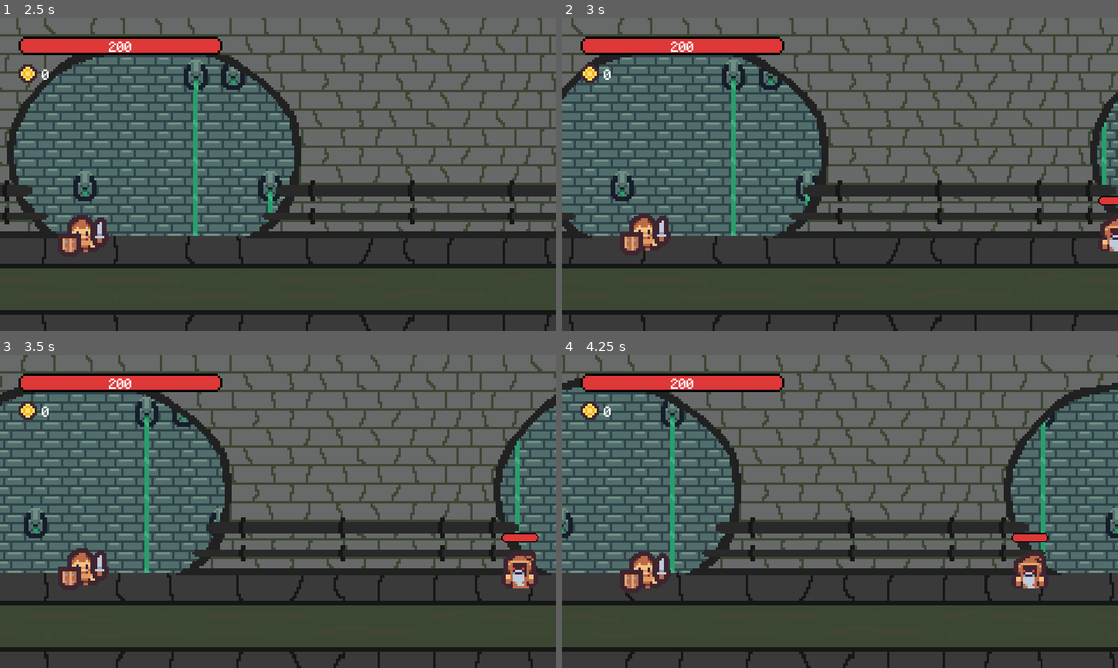
Above: before the commit, frames 1-4 (two rows, left to right).
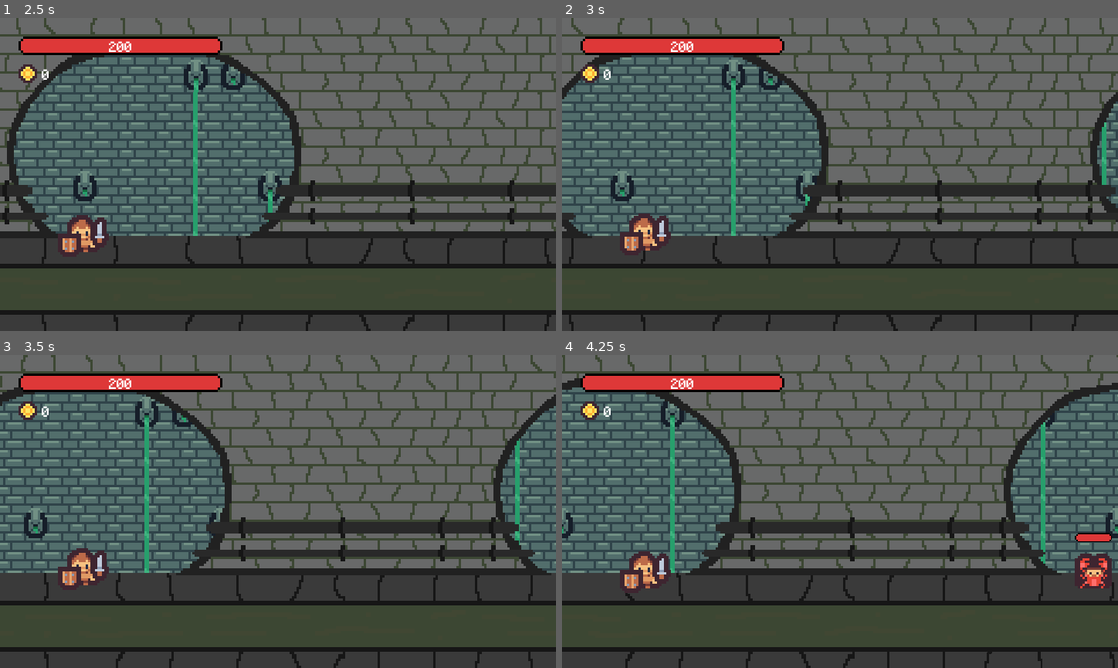
Above: after the commit, the same moments.

Repository: antronomo/RunningHalls
Game: Godot game, scene res://UIs/MenuScene.tscn
Same seed, same stepped clock (60 frames per second), same inputs: the game is played once before the commit and once after it.
Inputs:
- Up to frame 1 (2.5 s): click "START" at 0.5 s; click "NEW GAME" at 1.25 s
- Up to frame 2 (3 s): no input
- Up to frame 3 (3.5 s): no input
- Up to frame 4 (4.25 s): no input

Frame 1 is identical in both runs. In frame 2, 0.4% of the frame differs, in the area x 96-100%, y 56-75%; in frame 3, 0.7%; in frame 4, 1.4%, in the area x 80-99%, y 56-75%.

Commit message:
Cambio de generador de oleadas: Este commit tiene como principal cambio la manera en la que se generan enemigos, ahora, se generan siguiendo estos pasos: 	-Se elige un grupo de enemigos al azar (un Array de enemigos escritos a mano) 	-Se generan las olas 	-Invocan las olas 	-vuelve a llamar a un grupo de enemigos y vuelta a empezar Eso no significa que el juego tenga un aumento en la dificultad, eso debería ser en el siguiente commit, que aparte, incluirá la posibilidad de generar jefes (los mismos enemigos pero mas grandes y estadísticas aumentadas)
Cambios menores:
-Los enemigos murciélago, rata, araña y vampiro añadidos al juego, aunque falta re-ajustar sus estadísticas.
-GLOBAS.GD ahora devuelve la información de la partida guardad con formato JSON.
-Ideas.txt, Tareas.txt actualizados movidos a la carpeta llamada Ideas, también se ha añadido el archivo: RunningHalls.lorein, solo se puede abrir con el programa lorein, básicamente una pizarra donde dibujo mis ideas.
-CoreComponent.gd tiene una nueva señal: ‘low_life’ que es lanzada con verdadero o falso si la vida está por debajo del 50% de la vida máxima.
-Enemy.gd ahora tiene en comentarios las instrucciones para montar nuevos enemigos.
-EnemyListNode.gd: un nuevo nodo donde guardo la lista de los grupos de los enemigos.
-EnemySpawner.gd: cambiado las funciones para el nuevo generador de olas y padre del EnemyListNode.
-PlayerStats.gd: cambio en la manera de poner los signos, básicamente hace los mismo pero escrito de otra manera.
-Creditos.txt ha sido actualizado
-README.txt pasa a README.md

Diff:
--- a/Auto/CurrentGame.gd
+++ b/Auto/CurrentGame.gd
@@ -2,7 +2,7 @@
 
 
 const SAVEFILE : String = "user://SAVEFILE.save"
-const CurrentVersion : String = "0.0.1"
+const CurrentVersion : String = "0.0.0.21"
 const DefaultGameData : Dictionary = {
 	"game_info" : {
 		"game_version" : CurrentVersion,
--- a/Auto/GLOBALS.gd
+++ b/Auto/GLOBALS.gd
@@ -12,7 +12,7 @@
 
 func _input(event) -> void:
 	if event.is_action_pressed("infor"):
-		print(str(current_game.duplicate()))
+		print(JSON.print(current_game.duplicate(), "\t"))
 
 
 # FUNCIONES CON CurrentGame.gd -------------------------------------------------------------
--- a/Components/EnemySpawner.tscn
+++ b/Components/EnemySpawner.tscn
@@ -1,6 +1,13 @@
-[gd_scene load_steps=2 format=2]
+[gd_scene load_steps=3 format=2]
 
 [ext_resource path="res://Scripts/EnemySpawner.gd" type="Script" id=1]
+[ext_resource path="res://Scripts/EnemyListNode.gd" type="Script" id=2]
 
 [node name="EnemySpawner" type="Position2D"]
 script = ExtResource( 1 )
+
+[node name="EnemyListNode" type="Node" parent="."]
+script = ExtResource( 2 )
+
+[connection signal="enemy_list_ended" from="." to="." method="_on_EnemySpawner_enemy_list_ended"]
+[connection signal="wave_ended" from="." to="." method="_on_EnemySpawner_wave_ended"]
--- /dev/null
+++ b/Enemies/Bat.tscn
@@ -0,0 +1,63 @@
+[gd_scene load_steps=10 format=2]
+
+[ext_resource path="res://Scripts/Bat.gd" type="Script" id=1]
+[ext_resource path="res://Components/HealthBar.tscn" type="PackedScene" id=2]
+[ext_resource path="res://Assets/img/Bat.png" type="Texture" id=3]
+[ext_resource path="res://Scripts/EnemyStats.gd" type="Script" id=4]
+
+[sub_resource type="AtlasTexture" id=1]
+atlas = ExtResource( 3 )
+region = Rect2( 0, 0, 16, 16 )
+
+[sub_resource type="AtlasTexture" id=2]
+atlas = ExtResource( 3 )
+region = Rect2( 16, 0, 16, 16 )
+
+[sub_resource type="SpriteFrames" id=3]
+animations = [ {
+"frames": [ SubResource( 1 ), SubResource( 2 ) ],
+"loop": true,
+"name": "default",
+"speed": 2.0
+} ]
+
+[sub_resource type="CircleShape2D" id=6]
+radius = 8.0
+
+[sub_resource type="RectangleShape2D" id=5]
+extents = Vector2( 8, 8 )
+
+[node name="Bat" type="RigidBody2D"]
+collision_layer = 4
+script = ExtResource( 1 )
+my_name = "Bat"
+
+[node name="AnimatedSprite" type="AnimatedSprite" parent="."]
+position = Vector2( 0, -8 )
+frames = SubResource( 3 )
+frame = 1
+playing = true
+
+[node name="CollisionShape2D" type="CollisionShape2D" parent="."]
+position = Vector2( 0, -8 )
+shape = SubResource( 6 )
+
+[node name="CoreComponent" type="Area2D" parent="."]
+collision_layer = 4
+collision_mask = 2
+script = ExtResource( 4 )
+max_life = 50
+attack = 10
+defense = 10
+
+[node name="CollisionShape2D2" type="CollisionShape2D" parent="CoreComponent"]
+position = Vector2( 0, -8 )
+shape = SubResource( 5 )
+
+[node name="HealthBar" parent="." instance=ExtResource( 2 )]
+margin_left = -8.0
+margin_top = -24.0
+margin_right = 8.0
+margin_bottom = -20.0
+
+[connection signal="area_entered" from="CoreComponent" to="CoreComponent" method="_on_CoreComponent_area_entered"]
--- a/Enemies/Humacean.tscn
+++ b/Enemies/Humacean.tscn
@@ -1,6 +1,6 @@
 [gd_scene load_steps=10 format=2]
 
-[ext_resource path="res://Scripts/CoreComponent.gd" type="Script" id=1]
+[ext_resource path="res://Scripts/EnemyStats.gd" type="Script" id=1]
 [ext_resource path="res://Scripts/Humacean.gd" type="Script" id=2]
 [ext_resource path="res://Assets/img/Crab.png" type="Texture" id=3]
 [ext_resource path="res://Components/HealthBar.tscn" type="PackedScene" id=4]
@@ -46,7 +46,7 @@
 collision_layer = 4
 collision_mask = 2
 script = ExtResource( 1 )
-max_life = 100
+max_life = 50
 attack = 15
 defense = 10
 
--- /dev/null
+++ b/Enemies/Rat.tscn
@@ -0,0 +1,78 @@
+[gd_scene load_steps=12 format=2]
+
+[ext_resource path="res://Assets/img/Rats.png" type="Texture" id=1]
+[ext_resource path="res://Scripts/Rat.gd" type="Script" id=2]
+[ext_resource path="res://Scripts/EnemyStats.gd" type="Script" id=3]
+[ext_resource path="res://Components/HealthBar.tscn" type="PackedScene" id=4]
+
+[sub_resource type="AtlasTexture" id=1]
+atlas = ExtResource( 1 )
+region = Rect2( 0, 0, 16, 8 )
+
+[sub_resource type="AtlasTexture" id=2]
+atlas = ExtResource( 1 )
+region = Rect2( 16, 0, 16, 8 )
+
+[sub_resource type="AtlasTexture" id=3]
+atlas = ExtResource( 1 )
+region = Rect2( 0, 8, 16, 8 )
+
+[sub_resource type="AtlasTexture" id=4]
+atlas = ExtResource( 1 )
+region = Rect2( 16, 8, 16, 8 )
+
+[sub_resource type="SpriteFrames" id=5]
+animations = [ {
+"frames": [ SubResource( 1 ), SubResource( 2 ) ],
+"loop": true,
+"name": "Brown",
+"speed": 2.0
+}, {
+"frames": [ SubResource( 3 ), SubResource( 4 ) ],
+"loop": true,
+"name": "Silver",
+"speed": 2.0
+} ]
+
+[sub_resource type="CircleShape2D" id=8]
+radius = 4.0
+
+[sub_resource type="RectangleShape2D" id=7]
+extents = Vector2( 4, 8.00001 )
+
+[node name="Rat" type="RigidBody2D"]
+collision_layer = 4
+script = ExtResource( 2 )
+my_name = "Rat"
+
+[node name="AnimatedSprite" type="AnimatedSprite" parent="."]
+position = Vector2( 0, -4 )
+frames = SubResource( 5 )
+animation = "Brown"
+playing = true
+
+[node name="CollisionShape2D" type="CollisionShape2D" parent="."]
+position = Vector2( 0, -4 )
+rotation = 1.5708
+shape = SubResource( 8 )
+
+[node name="CoreComponent" type="Area2D" parent="."]
+collision_layer = 4
+collision_mask = 2
+script = ExtResource( 3 )
+max_life = 50
+attack = 10
+defense = 10
+
+[node name="CollisionShape2D" type="CollisionShape2D" parent="CoreComponent"]
+position = Vector2( -2.38419e-07, -4 )
+rotation = 1.5708
+shape = SubResource( 7 )
+
+[node name="HealthBar" parent="." instance=ExtResource( 4 )]
+margin_left = -8.0
+margin_top = -16.0
+margin_right = 8.0
+margin_bottom = -12.0
+
+[connection signal="area_entered" from="CoreComponent" to="CoreComponent" method="_on_CoreComponent_area_entered"]
--- /dev/null
+++ b/Enemies/Spider.tscn
@@ -0,0 +1,63 @@
+[gd_scene load_steps=10 format=2]
+
+[ext_resource path="res://Components/HealthBar.tscn" type="PackedScene" id=1]
+[ext_resource path="res://Assets/img/Spider.png" type="Texture" id=2]
+[ext_resource path="res://Scripts/Spider.gd" type="Script" id=3]
+[ext_resource path="res://Scripts/EnemyStats.gd" type="Script" id=4]
+
+[sub_resource type="AtlasTexture" id=1]
+atlas = ExtResource( 2 )
+region = Rect2( 0, 0, 16, 16 )
+
+[sub_resource type="AtlasTexture" id=2]
+atlas = ExtResource( 2 )
+region = Rect2( 16, 0, 16, 16 )
+
+[sub_resource type="SpriteFrames" id=3]
+animations = [ {
+"frames": [ SubResource( 1 ), SubResource( 2 ) ],
+"loop": true,
+"name": "default",
+"speed": 2.0
+} ]
+
+[sub_resource type="CircleShape2D" id=6]
+radius = 4.0
+
+[sub_resource type="RectangleShape2D" id=5]
+extents = Vector2( 8, 4 )
+
+[node name="Spider" type="RigidBody2D"]
+collision_layer = 4
+script = ExtResource( 3 )
+my_name = "Spider"
+
+[node name="AnimatedSprite" type="AnimatedSprite" parent="."]
+position = Vector2( 0, -8 )
+frames = SubResource( 3 )
+frame = 1
+playing = true
+
+[node name="CollisionShape2D" type="CollisionShape2D" parent="."]
+position = Vector2( 0, -4 )
+shape = SubResource( 6 )
+
+[node name="CoreComponent" type="Area2D" parent="."]
+collision_layer = 4
+collision_mask = 2
+script = ExtResource( 4 )
+max_life = 100
+attack = 15
+defense = 5
+
+[node name="CollisionShape2D" type="CollisionShape2D" parent="CoreComponent"]
+position = Vector2( 0, -4 )
+shape = SubResource( 5 )
+
+[node name="HealthBar" parent="." instance=ExtResource( 1 )]
+margin_left = -8.0
+margin_top = -16.0
+margin_right = 8.0
+margin_bottom = -12.0
+
+[connection signal="area_entered" from="CoreComponent" to="CoreComponent" method="_on_CoreComponent_area_entered"]
--- /dev/null
+++ b/Enemies/Vampire.tscn
@@ -0,0 +1,121 @@
+[gd_scene load_steps=20 format=2]
+
+[ext_resource path="res://Components/HealthBar.tscn" type="PackedScene" id=1]
+[ext_resource path="res://Assets/img/Vampire.png" type="Texture" id=2]
+[ext_resource path="res://Scripts/Vampire.gd" type="Script" id=3]
+[ext_resource path="res://Scripts/EnemyStats.gd" type="Script" id=4]
+
+[sub_resource type="AtlasTexture" id=1]
+atlas = ExtResource( 2 )
+region = Rect2( 32, 0, 16, 16 )
+
+[sub_resource type="AtlasTexture" id=2]
+atlas = ExtResource( 2 )
+region = Rect2( 48, 0, 16, 16 )
+
+[sub_resource type="AtlasTexture" id=3]
+atlas = ExtResource( 2 )
+region = Rect2( 64, 0, 16, 16 )
+
+[sub_resource type="AtlasTexture" id=4]
+atlas = ExtResource( 2 )
+region = Rect2( 80, 0, 16, 16 )
+
+[sub_resource type="AtlasTexture" id=12]
+atlas = ExtResource( 2 )
+region = Rect2( 80, 0, 16, 16 )
+
+[sub_resource type="AtlasTexture" id=13]
+atlas = ExtResource( 2 )
+region = Rect2( 64, 0, 16, 16 )
+
+[sub_resource type="AtlasTexture" id=14]
+atlas = ExtResource( 2 )
+region = Rect2( 48, 0, 16, 16 )
+
+[sub_resource type="AtlasTexture" id=15]
+atlas = ExtResource( 2 )
+region = Rect2( 32, 0, 16, 16 )
+
+[sub_resource type="AtlasTexture" id=5]
+atlas = ExtResource( 2 )
+region = Rect2( 0, 0, 16, 16 )
+
+[sub_resource type="AtlasTexture" id=6]
+atlas = ExtResource( 2 )
+region = Rect2( 16, 0, 16, 16 )
+
+[sub_resource type="AtlasTexture" id=7]
+atlas = ExtResource( 2 )
+region = Rect2( 80, 0, 16, 16 )
+
+[sub_resource type="AtlasTexture" id=8]
+atlas = ExtResource( 2 )
+region = Rect2( 96, 0, 16, 16 )
+
+[sub_resource type="SpriteFrames" id=9]
+animations = [ {
+"frames": [ SubResource( 1 ), SubResource( 2 ), SubResource( 3 ), SubResource( 4 ) ],
+"loop": false,
+"name": "CapuchaTime",
+"speed": 4.0
+}, {
+"frames": [ SubResource( 12 ), SubResource( 13 ), SubResource( 14 ), SubResource( 15 ) ],
+"loop": false,
+"name": "CapuchantTime",
+"speed": 4.0
+}, {
+"frames": [ SubResource( 5 ), SubResource( 6 ) ],
+"loop": true,
+"name": "Walk1",
+"speed": 2.0
+}, {
+"frames": [ SubResource( 7 ), SubResource( 8 ) ],
+"loop": true,
+"name": "Walk2",
+"speed": 2.0
+} ]
+
+[sub_resource type="CircleShape2D" id=16]
+radius = 8.0
+
+[sub_resource type="RectangleShape2D" id=17]
+extents = Vector2( 8, 8 )
+
+[node name="Vampire" type="RigidBody2D"]
+collision_layer = 4
+script = ExtResource( 3 )
+my_name = "Vampire"
+
+[node name="AnimatedSprite" type="AnimatedSprite" parent="."]
+position = Vector2( 0, -8 )
+frames = SubResource( 9 )
+animation = "Walk1"
+frame = 1
+playing = true
+
+[node name="CollisionShape2D" type="CollisionShape2D" parent="."]
+position = Vector2( 0, -8 )
+shape = SubResource( 16 )
+
+[node name="CoreComponent" type="Area2D" parent="."]
+collision_layer = 4
+collision_mask = 2
+script = ExtResource( 4 )
+max_life = 1000
+attack = 20
+defense = 20
+
+[node name="CollisionShape2D" type="CollisionShape2D" parent="CoreComponent"]
+position = Vector2( 0, -8 )
+shape = SubResource( 17 )
+
+[node name="HealthBar" parent="." instance=ExtResource( 1 )]
+margin_left = -8.0
+margin_top = -24.0
+margin_right = 8.0
+margin_bottom = -20.0
+
+[connection signal="animation_finished" from="AnimatedSprite" to="." method="_on_AnimatedSprite_animation_finished"]
+[connection signal="area_entered" from="CoreComponent" to="CoreComponent" method="_on_CoreComponent_area_entered"]
+[connection signal="low_life" from="CoreComponent" to="." method="_on_CoreComponent_low_life"]
--- a/Level/Level0.tscn
+++ b/Level/Level0.tscn
@@ -106,7 +106,7 @@
 position = Vector2( 35, 101 )
 
 [node name="EnemySpawner" parent="." instance=ExtResource( 5 )]
-position = Vector2( 268, 76 )
+position = Vector2( 275, 75 )
 
 [node name="LootManager" type="Node2D" parent="."]
 script = ExtResource( 7 )
--- /dev/null
+++ b/Scripts/Bat.gd
@@ -0,0 +1 @@
+extends Enemy
--- a/Scripts/CoreComponent.gd
+++ b/Scripts/CoreComponent.gd
@@ -14,6 +14,7 @@
 
 
 signal HPStatus
+signal low_life # low_life status become true when life is below 50% of max_life
 
 
 func _ready() -> void:
@@ -25,7 +26,7 @@
 
 # No se usa, no me acuerdo porqué existe esta función
 func get_stats() -> Dictionary:
-	#print('le estats')
+	# print('le estats')
 	return {
 		'life' : max_life,
 		'attack' : attack,
@@ -56,9 +57,9 @@
 
 func set_hp(new_hp : int) -> void:
 	life += new_hp
-	life = int(clamp(life, 0, max_life)) # int() para quitar "float to int" advertencia
+	life = int(clamp(life, 0, max_life)) # int() para quitar la advertencia "float to int"
 	emit_signal('HPStatus', life)
-
+	emit_signal('low_life', false if life > (max_life / 2) else true)
 
 func get_hp() -> int:
 	return life
--- a/Scripts/Enemy.gd
+++ b/Scripts/Enemy.gd
@@ -9,15 +9,13 @@
 
 
 var stats : Dictionary
+var low_life_status : bool = false
 
 
 signal died
 
 
 func _ready() -> void:
-	# var giga : int = randi() % 100 + 1
-	# if giga == 1:
-	# 	print('a '+ my_name +' is the chosen one')
 	connect('died', get_node('../'), 'end_wave')
 
 	stats = $CoreComponent.get_stats()
@@ -40,3 +38,17 @@
 func hecking_die() -> void:
 	emit_signal('died', global_position)
 	queue_free()
+
+
+"""
+La variable low_life_status solo puede ser cambiado por nodos heredados de este,
+ya que es CoreComponent (otro nodo como nodo hijo) quien manda la señal para cmabiar a true/false.
+
+
+PARA MONTAR NUEVOS ENEMIGOS: Como no se automatizar eso, me toca hacer-lo a mano:
+	-nueva escena con Enemy de base y atar un script heredado con su nombre, ajustar colision 3 y mascara 1
+	-añadir una colision redondo como hijo centrar la colision de manera que la parte mas baja esté en y0
+	-añadir CoreComponent como hijo, atar el escript EnemyStats.gd, poner sus estadisticas y ajustar colision 3 y mascara 2
+	-conectar la señal de CoreComponent AreaEntered con CoreComponent
+	-añadir y ajustar el nodo HealthBar como nodo hijo
+"""
--- /dev/null
+++ b/Scripts/EnemyListNode.gd
@@ -0,0 +1,24 @@
+extends Node
+
+
+const dark_wizard : PackedScene = preload("res://Enemies/DarkWizard.tscn")
+const humacean : PackedScene = preload("res://Enemies/Humacean.tscn")
+const ghost : PackedScene = preload("res://Enemies/Ghost.tscn")
+const bat : PackedScene = preload("res://Enemies/Bat.tscn")
+const rat : PackedScene = preload("res://Enemies/Rat.tscn")
+const spider : PackedScene = preload("res://Enemies/Spider.tscn")
+const vampire : PackedScene = preload("res://Enemies/Vampire.tscn")
+
+const enemyGroupsList : Array = [
+	[bat, rat, spider],
+	[humacean, ghost, dark_wizard],
+	[humacean, dark_wizard, vampire],
+	[bat, dark_wizard, vampire]
+]
+
+# const bossesList : Array = []
+
+
+func get_enemy_group() -> Array:
+	var num = randi() % enemyGroupsList.size()
+	return enemyGroupsList[num]
--- a/Scripts/EnemySpawner.gd
+++ b/Scripts/EnemySpawner.gd
@@ -1,103 +1,60 @@
 extends Position2D
 
 
-const dark_wizard : PackedScene = preload("res://Enemies/DarkWizard.tscn")
-const humacean : PackedScene = preload("res://Enemies/Humacean.tscn")
-const ghost : PackedScene = preload("res://Enemies/Ghost.tscn")
+onready var enemy_list_node : Node = $EnemyListNode
+
+# Esta variable y la funcion get_wave() son esenciales si no quieres tocar level0.gd
+onready var le_wave : int = Globals.current_game.game_info.wave
 
 
-onready var wave : int setget set_wave, get_wave
+var wave_list : Array
 
 
 signal generate_loot
 signal wave_ended
-
-
-var token : int
-
-
-var spawn_list : Array = [
-	[dark_wizard,	1],
-	[humacean	,	5],
-	[ghost		,	7]
-]
+signal enemy_list_ended
 
 
 func _ready() -> void:
-	set_wave(Globals.current_game.game_info.wave)
-	token_manager()
-
-
-func set_wave(new_wave : int) -> void:
-	wave = new_wave
+	wave_generator(enemy_list_node.get_enemy_group())
 
 
 func get_wave() -> int:
-	return wave
+	return le_wave
 
 
-func buy_enemies() -> Array:
-	var list : Array = []
+func wave_generator(enemy_list : Array) -> void:
+	var wave_num : int = randi() % 3 + 5
 
-	while token > 0:
-		var num = randi() % spawn_list.size()
+	wave_list = [
+		[enemy_list[0]],
+		[enemy_list[0], enemy_list[0]],
+		[enemy_list[0], enemy_list[1], enemy_list[1]],
+		[enemy_list[1], enemy_list[2], enemy_list[2]],
+		[enemy_list[2]]
+	]
 
-		while spawn_list[num][1] > token:
-			num -= 1
+	if wave_num >= 6:
+		wave_list.append_array([[enemy_list[0], enemy_list[1], enemy_list[2], enemy_list[2]]])
 
-			if token <= 0:
-				# print('woa romper')
-				break
+		if wave_num == 7:
+			wave_list.append_array([[enemy_list[randi() % 3]]])
 
-		token -= spawn_list[num][1]
-		# print(str(token))
-		list.insert(list.size(), spawn_list[num][0])
-
-	list.sort()
-	# print(str(list))
-	return list
+	# print(str(wave_num), str(wave_list))
 
 
 func spawn_enemies() -> void:
-	var last_enemy : RigidBody2D
-	var list : Array = buy_enemies()
+	for i1 in wave_list.size():
+		for i2 in wave_list[i1].size():
+			var next_enemy : RigidBody2D = wave_list[i1][i2].instance()
+			yield(get_tree().create_timer(randf() * 0.75 + 0.25), 'timeout')
+			add_child(next_enemy)
 
-	print('invocando ' + str(list.size()) + ' malos malosos.')
+		# print("waiting")
+		yield(self, "wave_ended")
 
-	for i in list:
-		var next_enemy : RigidBody2D = i.instance()
-
-		if last_enemy != null:
-			if next_enemy.my_name != last_enemy.my_name:
-				yield(get_tree().create_timer(1.0), 'timeout') # Si dejo tiempos mas grandes, podría hacerlo pasar por oleadas
-			else:
-				yield(get_tree().create_timer(randi() % (30 + 20) / 100.0 ), 'timeout')
-
-		add_child(next_enemy)
-		last_enemy = next_enemy
-
-
-# No quiero que repita la suseción cada vez que quiera tener un número de tokens, igual debería guardar los numeros anteriores y simplemente devolver el siguiente
-func token_manager() -> void: # sucesion de fibonacci
-	var a : int = 1
-	var b : int = 1
-	var return_a : bool = true
-
-	for i in wave:
-		if return_a:
-			a += b
-			return_a = !return_a
-		else:
-			b += a
-			return_a = !return_a
-
-	if return_a:
-		token = a
-	else:
-		token = b
-
-	print('oleada: ' + str(wave))
-	print('token aviable: ' + str(token))
+	# print("spawn_enemies ended")
+	emit_signal("enemy_list_ended")
 
 
 func end_wave(enemy_position : Vector2) -> void: # Llamado cuando un hijo 'muere'
@@ -105,11 +62,19 @@
 
 	emit_signal("generate_loot", enemy_position)
 
-	if get_child_count() == 0:
-		wave += 1
-		token_manager()
-		spawn_enemies()
+	if get_child_count() == 1:
+		le_wave += 1
+		# spawn_enemies()
 		emit_signal("wave_ended")
+
+
+func _on_EnemySpawner_wave_ended() -> void:
+	return
+
+
+func _on_EnemySpawner_enemy_list_ended() -> void:
+	wave_generator(enemy_list_node.get_enemy_group())
+	spawn_enemies()
 
 
 """
@@ -117,19 +82,11 @@
 Una manera de que aparezcan los enemigos en oleadas.
 
 Ideas:
-·la ronda se da como finalizada cuando todos los enemigos han sido derrotados o si pasa demasiado tiempo.
-
-·podría el spawner elegir 1 solo enemigo y que aparezcan tantos enemigos iguales como tokens tenga disponible.
-
-·Impedir que enemigos más débiles aparezcan en oleadas altas, sino podria hacer aparecer demasiados enemigos en una oleada, aunque puede ser interesante.
-
 ·Los enemigos deben tener mejores estadísticas confomre tenga más rondas, al menos, en hp
 
 
 COMPLETADO:
-·Usar un sistema de tokens, asignar cada enemigo un valor y que el spawner compre enemigos asta acercarse a 0 tokens.
-
-·cada ronda aumentará el numero de tokens que el spawner tendrá.
+·la ronda se da como finalizada cuando todos los enemigos han sido derrotados.
 
 ·los enemigos deben aparecer uno detrás de otro rápido, pero no a la vez, podría hacer falta hacer subgrupos si aparecen distintos enemigos.
 
@@ -137,5 +94,8 @@
 DESCARTADO:
 ·¿los tokens no usados se guardan para la próxima ronda?
 
+·cada ronda aumentará el numero de tokens que el spawner tendrá.
+
+·Usar un sistema de tokens, asignar cada enemigo un valor y que el spawner compre enemigos asta acercarse a 0 tokens.
 
 """
--- a/Scripts/EnemyStats.gd
+++ b/Scripts/EnemyStats.gd
@@ -1,4 +1,5 @@
 extends CoreComponent
+
 
 """
 La idea de este escript es la de aumentar las estadísticas de los enemigos (de manera individual) dependiendo de cosas como:
@@ -9,5 +10,7 @@
 	var stats : Diccionary { estadisticas... }
 	stats = stats + stats * oleada / 100
 
-	se suma todo por (0.01 * oleada) en cada estat y ya, las estadísticas base de cada enemigo se modifican desde la escena
+	se suma todo por (0.01 * oleada) en cada estat y ya, las estadísticas base de cada enemigo se modifican desde su escena
+
+	y si es jefe todo multiplicado por 2 o 1.5 y ya
 """
--- a/Scripts/Level0.gd
+++ b/Scripts/Level0.gd
@@ -31,7 +31,7 @@
 	gui.first_call($Player/CoreComponent.get_stats().life)
 	gui.update_gold_label(current_gold)
 
-	enemy_spawner.set_wave(current_wave)
+	# enemy_spawner.set_wave(current_wave)
 	enemy_spawner.spawn_enemies()
 
 	shop_ui.rect_position = Vector2(0, -135)
--- a/Scripts/PlayerStats.gd
+++ b/Scripts/PlayerStats.gd
@@ -20,10 +20,10 @@
 # Las estadísticas después de sumar el equipamiento
 func fixed_stats() -> void:
 	# Aumentar la defensa
-	defense = defense + helmet.get_item_stats().stat + chest_plate.get_item_stats().stat + greaves.get_item_stats().stat + boots.get_item_stats().stat + shield.get_item_stats().stat
+	defense += helmet.get_item_stats().stat + chest_plate.get_item_stats().stat + greaves.get_item_stats().stat + boots.get_item_stats().stat + shield.get_item_stats().stat
 
 	# Aumentar el ataque
-	attack = attack + sword.get_item_stats().stat
+	attack += sword.get_item_stats().stat
 
 	# Aumentar vida por numero de mejoras en total, a futuro cambiará
 	set_max_hp(max_life + max_life * (total_upgrades / 2))
--- /dev/null
+++ b/Scripts/Rat.gd
@@ -0,0 +1,6 @@
+extends Enemy
+
+
+func _ready() -> void:
+	var random : int = randi() % 2
+	$AnimatedSprite.animation = "Brown" if random == 0 else "Silver"
--- /dev/null
+++ b/Scripts/Spider.gd
@@ -0,0 +1 @@
+extends Enemy
--- /dev/null
+++ b/Scripts/Vampire.gd
@@ -0,0 +1,21 @@
+extends Enemy
+
+
+onready var anim_sprite : AnimatedSprite = $AnimatedSprite
+
+
+func _on_AnimatedSprite_animation_finished():
+	var anim : String = anim_sprite.animation
+
+	if anim == "CapuchaTime":
+		anim_sprite.animation = 'Walk2'
+	elif anim == "CapuchantTime":
+		anim_sprite.animation = 'Walk1'
+
+
+func _on_CoreComponent_low_life(status : bool):
+	if low_life_status != status:
+		if status:
+			anim_sprite.animation = 'CapuchaTime'
+		else:
+			anim_sprite.animation = 'CapuchantTime'
--- a/UIs/ShopMenu.tscn
+++ b/UIs/ShopMenu.tscn
@@ -36,6 +36,7 @@
 margin_top = 8.0
 margin_right = -4.0
 margin_bottom = -4.0
+scrolling_enabled = false
 
 [node name="HelmetButton" type="Button" parent="TabContainer/ForgeTab"]
 anchor_left = -0.375
@@ -146,9 +147,9 @@
 anchor_top = -0.261
 anchor_right = -0.375
 anchor_bottom = -0.261
-margin_left = 80.0
+margin_left = 96.0
 margin_top = 96.012
-margin_right = 128.0
+margin_right = 144.0
 margin_bottom = 112.012
 custom_fonts/font = ExtResource( 8 )
 text = "UPGRADE"
@@ -160,7 +161,9 @@
 color = Color( 0, 0, 0, 0.741176 )
 
 [node name="UpgradeName" type="Label" parent="TabContainer/ForgeTab/InfoRect"]
-margin_right = 48.0
+margin_left = 4.0
+margin_top = 3.0
+margin_right = 44.0
 margin_bottom = 16.0
 custom_fonts/font = ExtResource( 8 )
 align = 1
Binary file added: Assets/img/Bat.png
Not shown, added: Assets/img/Bat.png.import
Binary file added: Assets/img/Rats.png
Not shown, added: Assets/img/Rats.png.import
Binary file added: Assets/img/Spider.png
Not shown, added: Assets/img/Spider.png.import
Binary file added: Assets/img/Vampire.png
Not shown, added: Assets/img/Vampire.png.import
Binary file changed: Assets/img/tilemap_packed_Modified.png
Not shown, changed: Credits.txt
Not shown, added: Ideas/.gdignore
Not shown, changed: Ideas/Ideas.txt
(and 3 more such lines)
